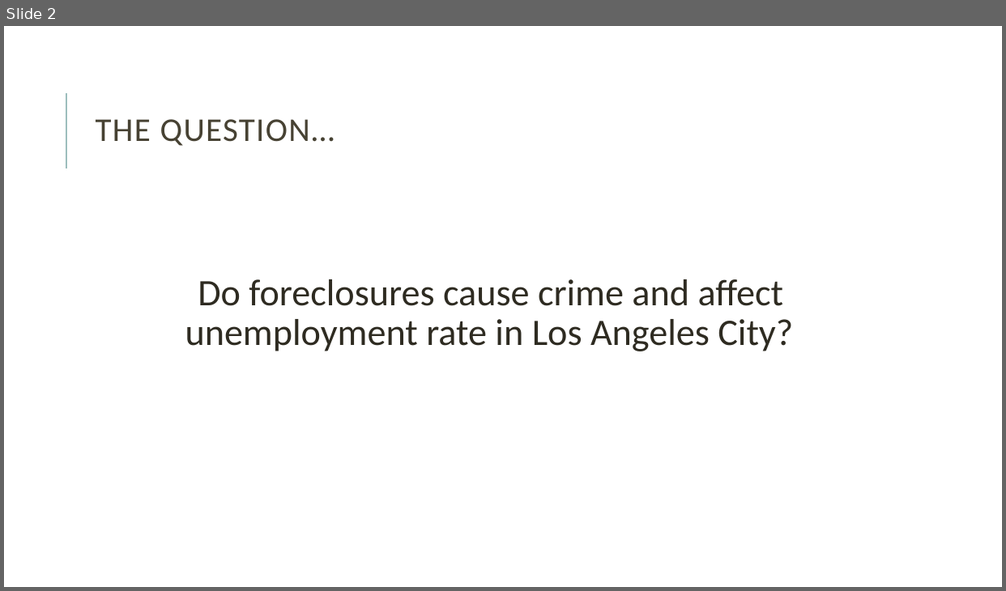
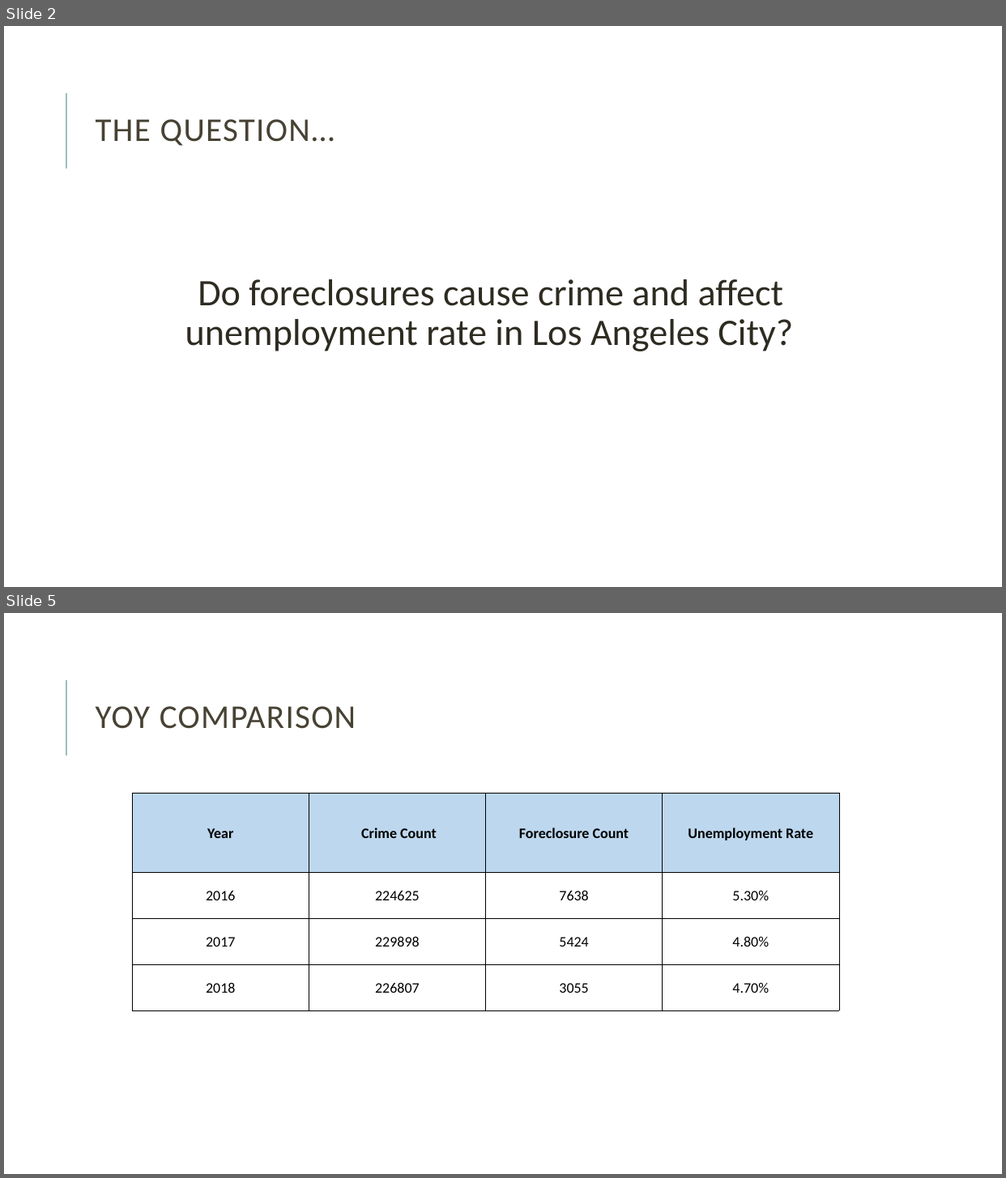
Before and after one commit to rks7255/RUTGProject1, a slide deck: Reena/Presentation Final Draft.pptx. Shown one above the other, each under a label of ours: slide 2 before the commit, slides 2 and 5 after it; the slides between them are not shown. The pictures are 1006x591 and 1006x1178 pixels, drawn with LibreOffice and Linux fonts; fonts in the diff are those of the drawing. Boxes give left, top, right and bottom in pixels: in the first picture for what was removed or moved away, otherwise in the second. Text is boxed around its words. In the diff, an @@ line names an element or a change of style, - is before the commit and + after.

```diff
--- a/Reena/Presentation Final Draft.pptx
+++ b/Reena/Presentation Final Draft.pptx
@@ slide 5 added at bbox=[4, 613, 1002, 1174], background #FFFFFF; not listed: 1 template element that a slide beside it also shows @@
@@ title added at bbox=[96, 706, 356, 729], 32 pt, text #474233 @@
+YOY COMPARISON
@@ table added at bbox=[132, 794, 839, 1012], 4 rows, 4 columns @@
+Year | Crime Count | Foreclosure Count | Unemployment Rate
+2016 | 224625 | 7638 | 5.30%
+2017 | 229898 | 5424 | 4.80%
+2018 | 226807 | 3055 | 4.70%
```
Also in this commit, not shown: 5 slides changed, 4 other slides added, 1 slide removed.
